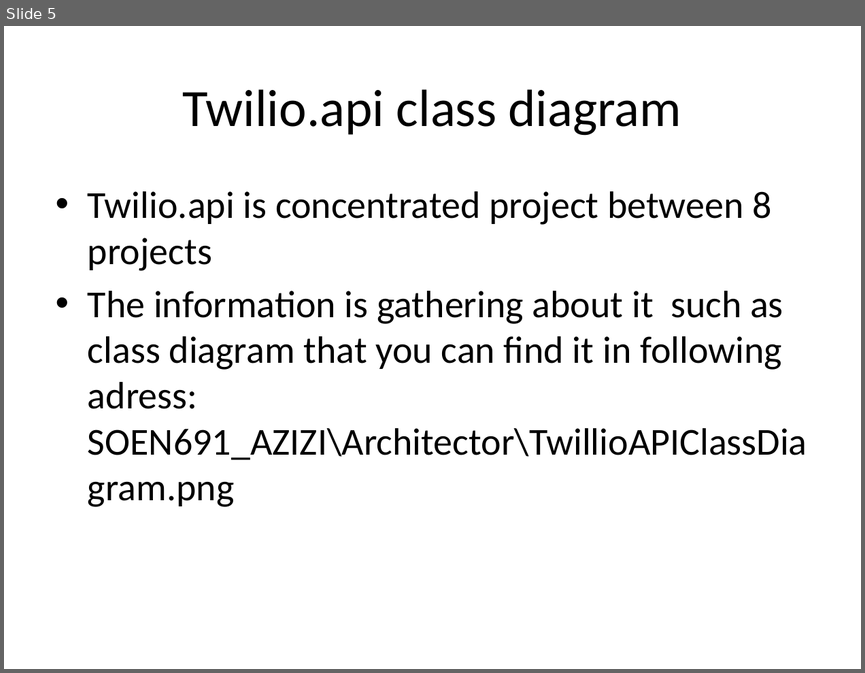
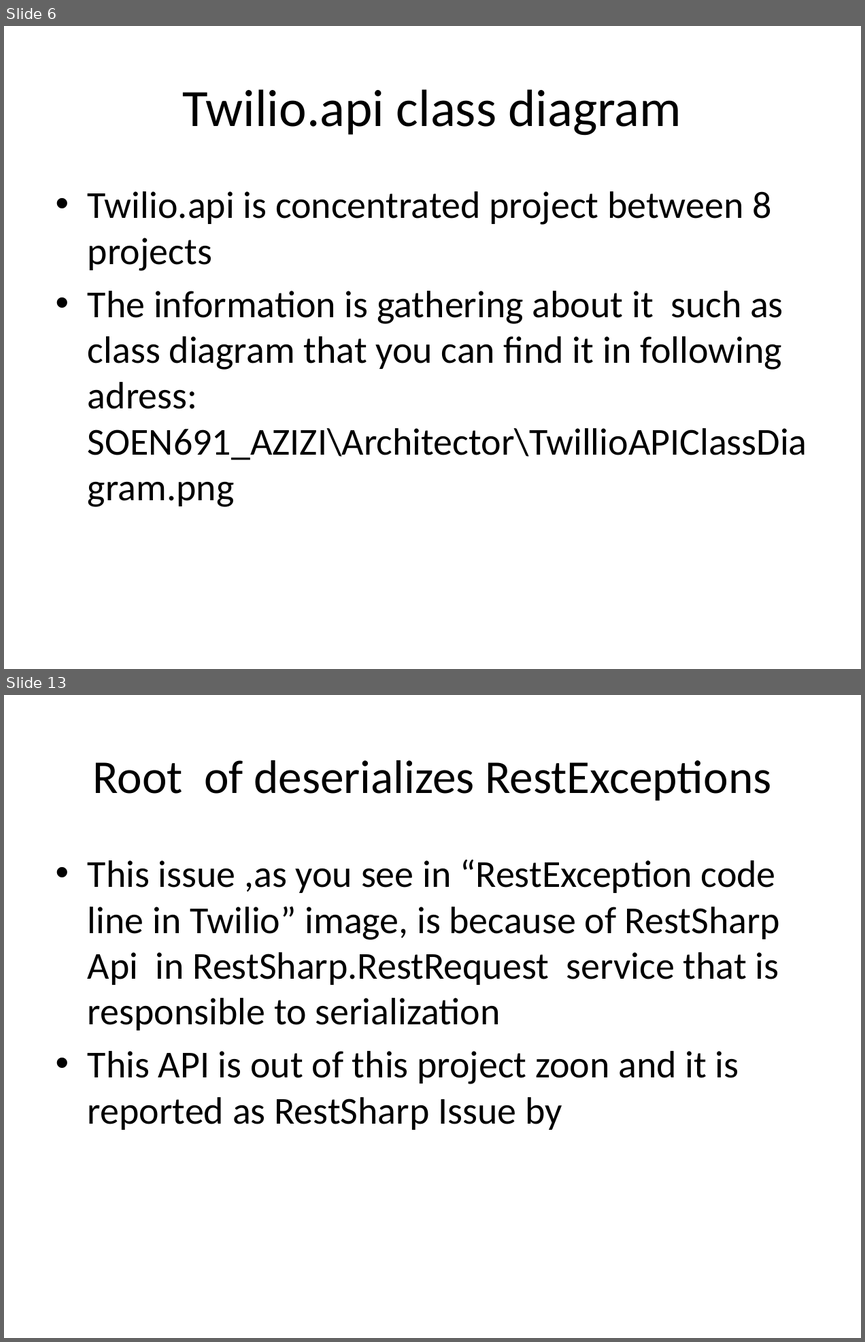
Before and after one commit to manouchehr/SOEN691_AZIZI, a slide deck: Architecture/ReadMe.pptx. Shown one above the other, each under a label of ours: slide 5 before the commit, slides 6 and 13 after it; the slides between them are not shown. The pictures are 865x673 and 865x1342 pixels, drawn with LibreOffice and Linux fonts; fonts in the diff are those of the drawing. Boxes give left, top, right and bottom in pixels: in the first picture for what was removed or moved away, otherwise in the second. Text is boxed around its words. In the diff, an @@ line names an element or a change of style, - is before the commit and + after.

Commit message:
first bug issue

```diff
--- a/Architecture/ReadMe.pptx
+++ b/Architecture/ReadMe.pptx
@@ slide 13 added at bbox=[4, 695, 861, 1338], background #FFFFFF @@
@@ title added at bbox=[92, 760, 772, 801], 39.6 pt, text #000000 @@
+Root of deserializes RestExceptions
@@ text added at bbox=[88, 859, 780, 1130], 32 pt, text #000000 @@
+• This issue ,as you see in “RestException code line in Twilio” image, is because of RestSharp Api in RestSharp.RestRequest service that is responsible to serialization
+• This API is out of this project zoon and it is reported as RestSharp Issue by
@@ what was slide 5 is now slide 6 @@
```
Also in this commit, not shown: 1 slide changed, 8 other slides added, 1 slide removed, 1 other file.
